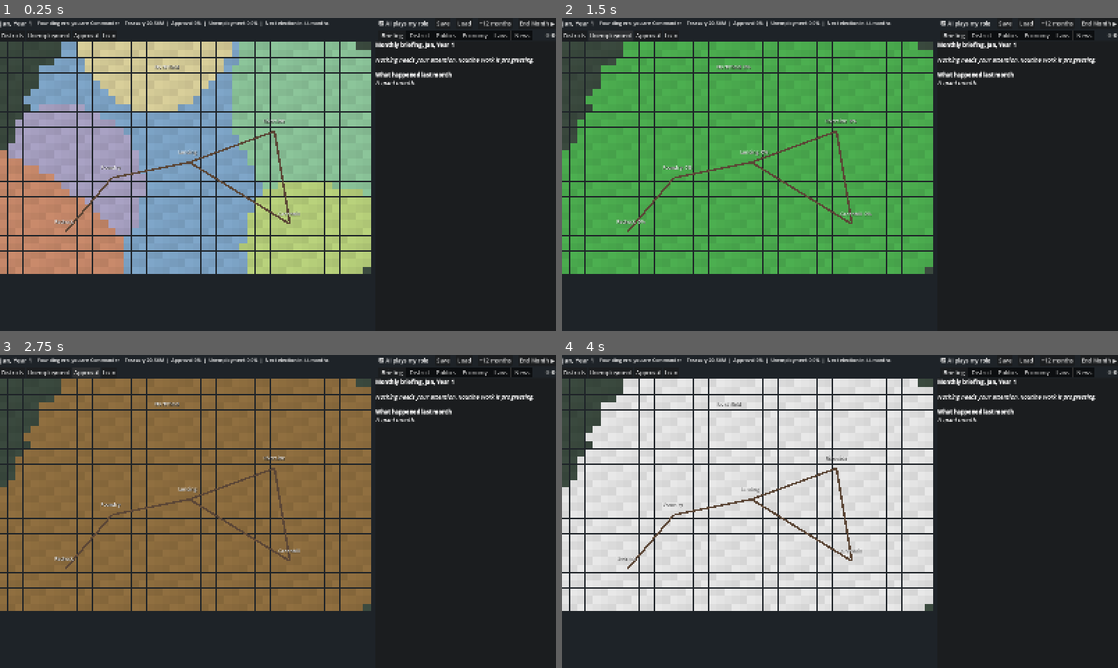
Above: before the commit, frames 1-4 (two rows, left to right).
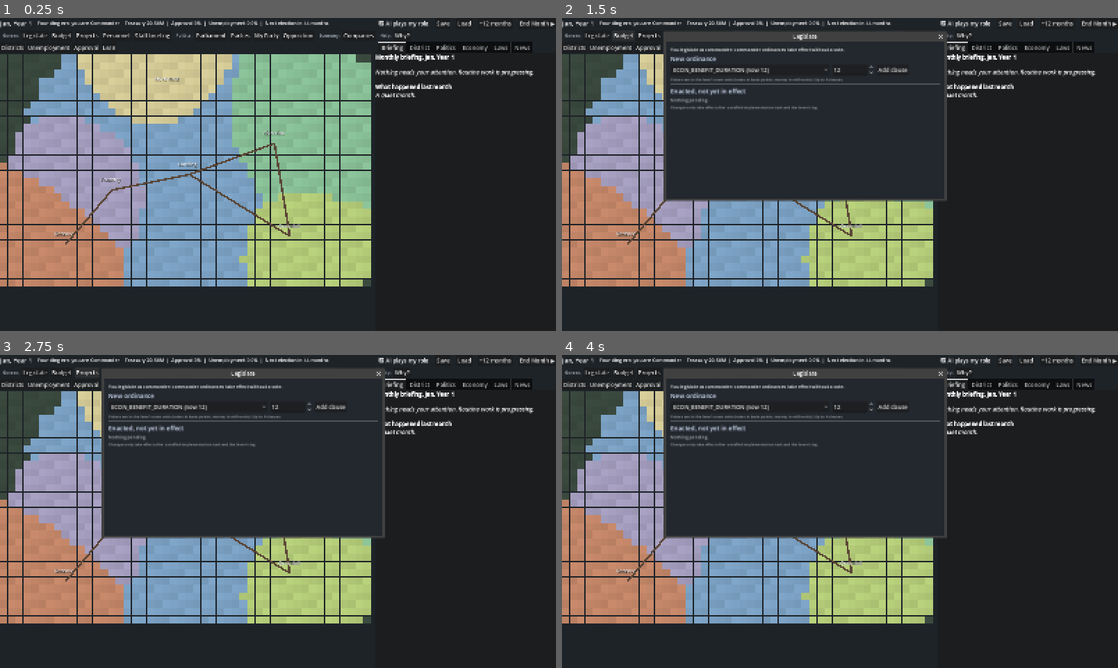
Above: after the commit, the same moments.

Repository: Tunje/one-vote-more
Game: Godot game, scene res://ui/main.tscn
The game is run twice, just before and just after one commit, with the same random seed, the same clock (stepped at 60 frames per second) and the same inputs.
Inputs (mouse positions are in pixels of both pictures, inside the frame that each line leads up to):
- Up to frame 1 (0.25 s): no input
- Up to frame 2 (1.5 s): click (595, 36) at 0.5 s, where only the run after the commit has a clickable "Legislate"; click (623, 36) at 1.25 s, where only the run after the commit has a clickable "Budget"
- Up to frame 3 (2.75 s): click (88, 373) at 2 s, where only the run after the commit has a clickable "Projects"
- Up to frame 4 (4 s): click (678, 373) at 2.75 s, where only the run after the commit has a clickable "Personnel"; click (712, 373) at 3.5 s, where only the run after the commit has a clickable "Staff briefing"

The runs differ from the first frame. In frame 1, 16% of the frame differs, in the area x 0-100%, y 4-86%; in frame 2, 51%; in frame 3, 51%; in frame 4, 51%.

Commit message:
UI: tools open as modal windows from a grouped toolbar (Govern/Politics/Economy/Help); 6 glance tabs remain; fix wrapping labels squeezed to one letter per line in rows
Co-Authored-By: Claude Opus 5.5 <noreply@anthropic.com>

Diff:
--- a/game/tools/smoke_ui.gd
+++ b/game/tools/smoke_ui.gd
@@ -9,11 +9,13 @@
 		main.tabs.current_tab = i
 		main._refresh_panels()
 		var tab: Node = main.tabs.get_child(i)
-		if tab in main.extra_panels:   # auto-discovered interactive panels (ui/panels/*_panel.gd)
-			await process_frame
-			print("tab %s: %d nodes" % [tab.name, _count(tab)])
-		else:
-			print("tab %s: %d chars" % [tab.name, main.panels[tab.name].get_parsed_text().length()])
+		print("tab %s: %d chars" % [tab.name, main.panels[tab.name].get_parsed_text().length()])
+	# auto-discovered interactive panels (ui/panels/*_panel.gd) open as windows from the toolbar
+	for t in main.windows:
+		main.open_window(t)
+		await process_frame
+		print("window %s: %d nodes" % [t, _count(main.windows[t])])
+		main.windows[t].hide()
 	for o in ["UNEMPLOYMENT", "APPROVAL", "LEAN", "DISTRICTS"]:
 		main.map.overlay = o
 		main.map.refresh()
--- a/game/ui/main.gd
+++ b/game/ui/main.gd
@@ -51,6 +51,11 @@
 	_button(bar, "Load", _on_load)
 	_button(bar, "+12 months", func(): _advance(12))
 	_button(bar, "End Month ▶", func(): _advance(1))
+
+	# Tools open as windows (playtest: 17 side tabs were too many). Grouped by what you are doing.
+	toolbar = HBoxContainer.new()
+	toolbar.add_theme_constant_override("separation", 6)
+	root.add_child(toolbar)
 
 	var split := HSplitContainer.new()
 	split.size_flags_vertical = Control.SIZE_EXPAND_FILL
@@ -112,12 +117,90 @@
 		var p = script.new()
 		p.name = p.panel_title()
 		p.setup(session)
-		tabs.add_child(p)
 		extra_panels.append(p)
+		_make_window(p)
+	_build_toolbar()
+
+
+## Which window group each tool belongs to (by panel title). Unlisted panels go under "More".
+const WINDOW_GROUPS := [
+	["Govern", ["Legislate", "Budget", "Projects", "Personnel", "Staff briefing"]],
+	["Politics", ["Parliament", "Parties", "My Party", "Opposition"]],
+	["Economy", ["Companies"]],
+	["Help", ["Why?"]],
+]
+var toolbar: HBoxContainer
+var windows := {}   # panel title -> Window
+
+
+func _make_window(p: Control) -> void:
+	var win := Window.new()
+	win.title = p.name
+	win.size = Vector2i(1000, 760)
+	win.min_size = Vector2i(600, 400)
+	win.transient = true
+	win.exclusive = true          # modal: finish here, then close
+	win.visible = false
+	win.close_requested.connect(func(): win.hide(); _refresh())
+	var bg := ColorRect.new()
+	bg.color = Color("#23282e")
+	bg.set_anchors_preset(Control.PRESET_FULL_RECT)
+	win.add_child(bg)
+	var m := MarginContainer.new()
+	m.set_anchors_preset(Control.PRESET_FULL_RECT)
+	for side in ["left", "right", "top", "bottom"]:
+		m.add_theme_constant_override("margin_" + side, 12)
+	win.add_child(m)
+	p.size_flags_horizontal = Control.SIZE_EXPAND_FILL
+	p.size_flags_vertical = Control.SIZE_EXPAND_FILL
+	m.add_child(p)
+	add_child(win)
+	windows[String(p.name)] = win
+
+
+func _build_toolbar() -> void:
+	var placed := {}
+	var groups: Array = WINDOW_GROUPS.duplicate(true)
+	var more: Array = []
+	for t in windows:
+		var known := false
+		for g in groups:
+			if t in g[1]:
+				known = true
+		if not known:
+			more.append(t)
+	if not more.is_empty():
+		groups.append(["More", more])
+	for g in groups:
+		var any := false
+		for t in g[1]:
+			if windows.has(t):
+				any = true
+		if not any:
+			continue
+		var lab := _label(toolbar, "  " + String(g[0]) + ":", 13)
+		lab.modulate = Color("#9aa4ad")
+		for t in g[1]:
+			if windows.has(t) and not placed.has(t):
+				placed[t] = true
+				_button(toolbar, t, func(): open_window(t))
+
+
+func open_window(title: String) -> void:
+	var win: Window = windows.get(title)
+	if win == null:
+		return
+	var p: Control = win.get_child(1).get_child(0)
+	p.refresh()
+	win.popup_centered()
 
 
 func refresh_all() -> void:
 	_refresh()
+	for t in windows:
+		var win: Window = windows[t]
+		if win.visible:
+			win.get_child(1).get_child(0).refresh()
 
 
 func _label(parent: Node, text: String, size_px: int) -> Label:
@@ -174,9 +257,6 @@
 
 func _refresh_panels() -> void:
 	var cur := tabs.get_child(tabs.current_tab)
-	if cur in extra_panels:
-		cur.refresh()
-		return
 	var name: String = cur.name
 	var r: RichTextLabel = panels[name]
 	r.clear()
--- a/game/ui/panels/panel_kit.gd
+++ b/game/ui/panels/panel_kit.gd
@@ -41,6 +41,10 @@
 	l.add_theme_font_size_override("font_size", size_px)
 	l.modulate = color
 	l.autowrap_mode = TextServer.AUTOWRAP_WORD_SMART
+	# A wrapping label has no natural width: inside a row (HBoxContainer) it would be squeezed to zero and
+	# print one letter per line. Give it room to grow and a sensible minimum.
+	l.size_flags_horizontal = Control.SIZE_EXPAND_FILL
+	l.custom_minimum_size = Vector2(160, 0)
 	parent.add_child(l)
 	return l
 
